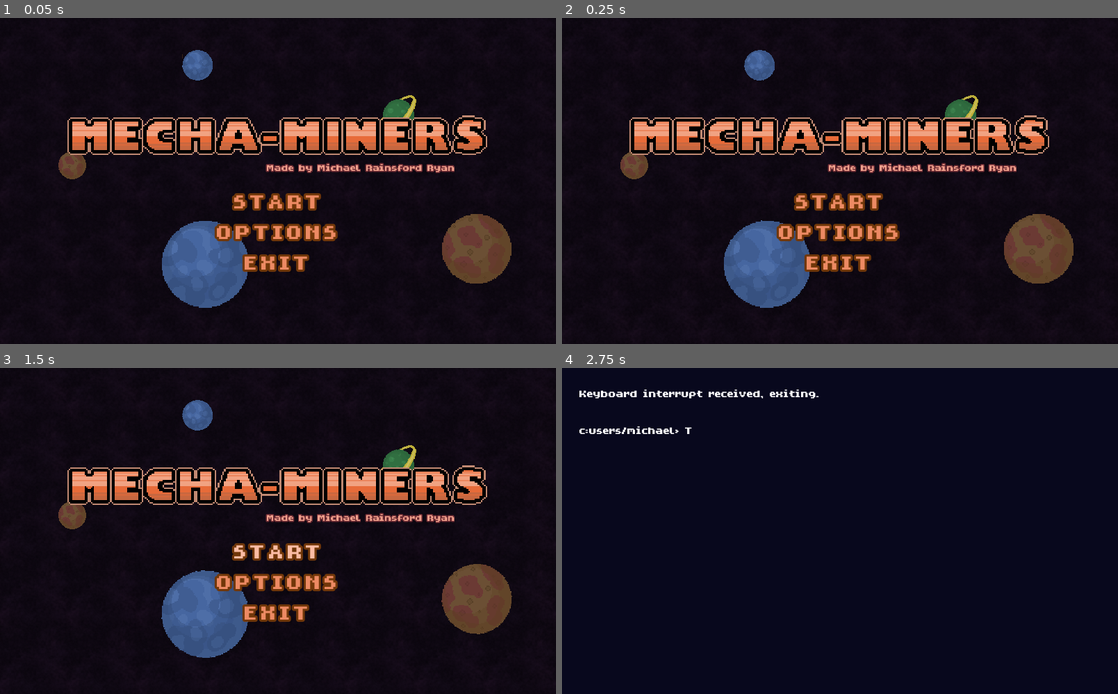
Above: before the commit, frames 1-4 (two rows, left to right).
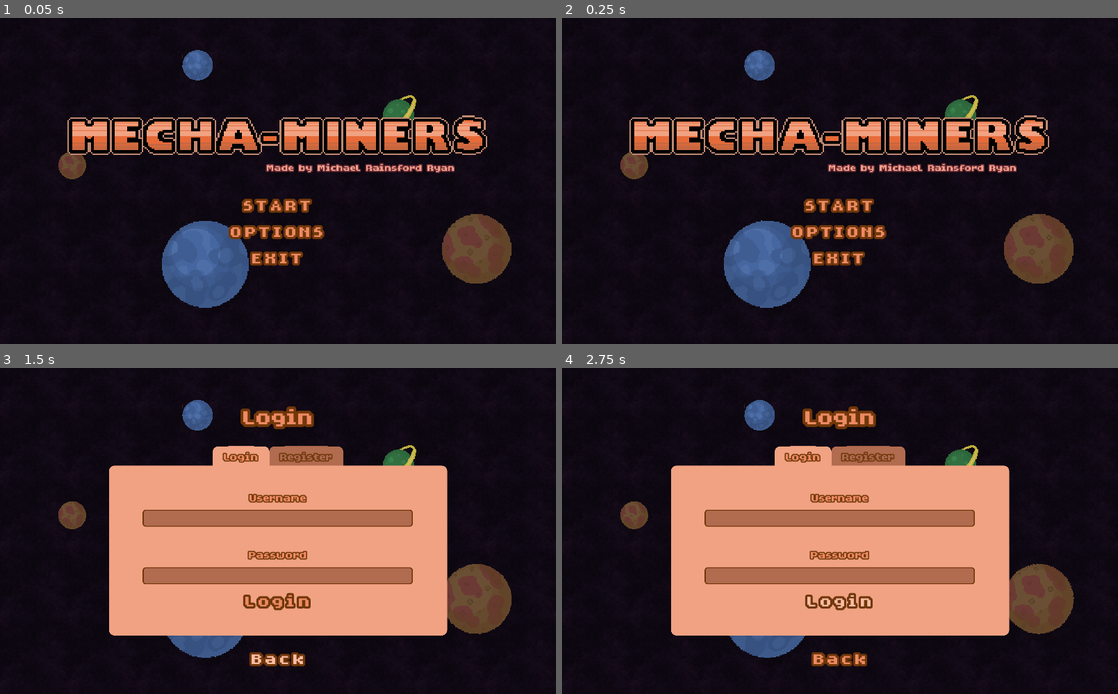
Above: after the commit, the same moments.

Repository: MichaelRRyan/Mecha-Miners
Game: Godot game, scene res://scenes/ui/screens/TitleScreen.tscn
Two runs of this game, one before a commit and one after it. Both use one fixed random seed, a clock stepped at 60 frames per second and the inputs below.
Inputs (mouse positions are in pixels of both pictures, inside the frame that each line leads up to):
- Up to frame 1 (0.05 s): no input
- Up to frame 2 (0.25 s): no input
- Up to frame 3 (1.5 s): click "START" at 0.5 s; click (278, 658) at 1.25 s, where only the run after the commit has a clickable "Back"
- Up to frame 4 (2.75 s): click (840, 599) at 2 s, where only the run after the commit has a clickable "Login"

The runs differ from the first frame. In frame 1, 2.1% of the frame differs, in the area x 38-61%, y 53-78%; in frame 2, 2.1%; in frame 3, 34%; in frame 4, 39%, in the area x 3-93%, y 6-92%.

Commit message:
Began adding login/register screen

Diff:
--- a/resources/fonts/ButtonFont.tres
+++ b/resources/fonts/ButtonFont.tres
@@ -3,7 +3,7 @@
 [ext_resource path="res://assets/fonts/hope_gold.ttf" type="DynamicFontData" id=1]
 
 [resource]
-size = 64
+size = 48
 outline_size = 4
 outline_color = Color( 0.447059, 0.219608, 0.0392157, 1 )
 extra_spacing_char = 6
--- a/resources/themes/MenuTheme.tres
+++ b/resources/themes/MenuTheme.tres
@@ -14,6 +14,30 @@
 atlas = ExtResource( 3 )
 region = Rect2( 240, 64, 48, 48 )
 
+[sub_resource type="StyleBoxFlat" id=11]
+bg_color = Color( 0.768627, 0.498039, 0.388235, 1 )
+border_width_left = 2
+border_width_top = 2
+border_width_right = 2
+border_width_bottom = 2
+border_color = Color( 0.517647, 0.270588, 0.0745098, 1 )
+corner_radius_top_left = 5
+corner_radius_top_right = 5
+corner_radius_bottom_right = 5
+corner_radius_bottom_left = 5
+
+[sub_resource type="StyleBoxFlat" id=10]
+bg_color = Color( 0.698039, 0.423529, 0.313726, 1 )
+border_width_left = 2
+border_width_top = 2
+border_width_right = 2
+border_width_bottom = 2
+border_color = Color( 0.447059, 0.219608, 0.0392157, 1 )
+corner_radius_top_left = 5
+corner_radius_top_right = 5
+corner_radius_bottom_right = 5
+corner_radius_bottom_left = 5
+
 [sub_resource type="StyleBoxFlat" id=5]
 bg_color = Color( 0.447059, 0.219608, 0.0392157, 1 )
 corner_radius_top_left = 10
@@ -27,6 +51,29 @@
 corner_radius_top_right = 10
 corner_radius_bottom_right = 10
 corner_radius_bottom_left = 10
+
+[sub_resource type="StyleBoxFlat" id=7]
+bg_color = Color( 0.94902, 0.639216, 0.513726, 1 )
+corner_radius_top_left = 10
+corner_radius_top_right = 10
+corner_radius_bottom_right = 10
+corner_radius_bottom_left = 10
+
+[sub_resource type="StyleBoxFlat" id=9]
+bg_color = Color( 0.698039, 0.423529, 0.313726, 1 )
+border_width_left = 20
+border_width_right = 20
+border_color = Color( 0.698039, 0.423529, 0.313726, 1 )
+corner_radius_top_left = 10
+corner_radius_top_right = 10
+
+[sub_resource type="StyleBoxFlat" id=8]
+bg_color = Color( 0.94902, 0.639216, 0.513726, 1 )
+border_width_left = 20
+border_width_right = 20
+border_color = Color( 0.94902, 0.639216, 0.513726, 1 )
+corner_radius_top_left = 10
+corner_radius_top_right = 10
 
 [sub_resource type="DynamicFont" id=1]
 size = 32
@@ -48,6 +95,14 @@
 CheckBox/icons/checked = SubResource( 4 )
 CheckBox/icons/unchecked = SubResource( 3 )
 Label/colors/font_color = Color( 0.933333, 0.545098, 0.392157, 1 )
+LineEdit/colors/font_color = Color( 0.933333, 0.545098, 0.392157, 1 )
+LineEdit/styles/focus = SubResource( 11 )
+LineEdit/styles/normal = SubResource( 10 )
 ProgressBar/colors/font_color = Color( 0.94902, 0.639216, 0.513726, 1 )
 ProgressBar/styles/bg = SubResource( 5 )
 ProgressBar/styles/fg = SubResource( 6 )
+TabContainer/colors/font_color_bg = Color( 0.678431, 0.419608, 0.317647, 1 )
+TabContainer/colors/font_color_fg = Color( 0.933333, 0.545098, 0.392157, 1 )
+TabContainer/styles/panel = SubResource( 7 )
+TabContainer/styles/tab_bg = SubResource( 9 )
+TabContainer/styles/tab_fg = SubResource( 8 )
--- /dev/null
+++ b/scenes/ui/screens/LoginScreen.tscn
@@ -0,0 +1,103 @@
+[gd_scene load_steps=4 format=2]
+
+[ext_resource path="res://scenes/ui/screens/UIScreenBackground.tscn" type="PackedScene" id=1]
+[ext_resource path="res://resources/fonts/ScreenTitleFont.tres" type="DynamicFont" id=2]
+[ext_resource path="res://resources/themes/MenuTheme.tres" type="Theme" id=3]
+
+[node name="LoginScreen" type="Control"]
+anchor_right = 1.0
+anchor_bottom = 1.0
+theme = ExtResource( 3 )
+
+[node name="UIScreenBackground" parent="." instance=ExtResource( 1 )]
+anchor_left = -0.5
+anchor_top = -0.5
+anchor_right = 1.5
+anchor_bottom = 1.5
+
+[node name="Title" type="Label" parent="."]
+anchor_left = 0.5
+anchor_top = 0.1
+anchor_right = 0.5
+anchor_bottom = 0.1
+margin_left = -64.0
+margin_right = 64.0
+margin_bottom = 51.0
+custom_fonts/font = ExtResource( 2 )
+text = "Login"
+
+[node name="BackButton" type="Button" parent="."]
+anchor_left = 0.5
+anchor_top = 0.95
+anchor_right = 0.5
+anchor_bottom = 0.95
+margin_left = -87.0
+margin_top = -75.0
+margin_right = 87.0
+text = "Back"
+
+[node name="TabContainer" type="TabContainer" parent="."]
+anchor_left = 0.2
+anchor_top = 0.28
+anchor_right = 0.8
+anchor_bottom = 0.78
+margin_left = -4.0
+margin_top = -24.0
+margin_right = 4.0
+margin_bottom = 24.0
+
+[node name="Login" type="Tabs" parent="TabContainer"]
+anchor_right = 1.0
+anchor_bottom = 1.0
+margin_top = 36.0
+
+[node name="VBoxContainer" type="VBoxContainer" parent="TabContainer/Login"]
+anchor_left = 0.1
+anchor_top = 0.1
+anchor_right = 0.9
+anchor_bottom = 0.9
+custom_constants/separation = 10
+alignment = 1
+
+[node name="UsernameLabel" type="Label" parent="TabContainer/Login/VBoxContainer"]
+margin_top = 8.0
+margin_right = 497.0
+margin_bottom = 34.0
+text = "Username"
+align = 1
+
+[node name="UsernameField" type="LineEdit" parent="TabContainer/Login/VBoxContainer"]
+margin_top = 44.0
+margin_right = 497.0
+margin_bottom = 74.0
+align = 1
+
+[node name="PasswordLabel" type="Label" parent="TabContainer/Login/VBoxContainer"]
+margin_top = 84.0
+margin_right = 497.0
+margin_bottom = 139.0
+text = "
+Password"
+align = 1
+
+[node name="PasswordField" type="LineEdit" parent="TabContainer/Login/VBoxContainer"]
+margin_top = 149.0
+margin_right = 497.0
+margin_bottom = 179.0
+align = 1
+secret = true
+
+[node name="LoginButton" type="Button" parent="TabContainer/Login/VBoxContainer"]
+margin_top = 189.0
+margin_right = 497.0
+margin_bottom = 240.0
+text = "Login"
+
+[node name="Register" type="Tabs" parent="TabContainer"]
+visible = false
+anchor_right = 1.0
+anchor_bottom = 1.0
+margin_left = 4.0
+margin_top = 44.0
+margin_right = -4.0
+margin_bottom = -4.0
--- a/scenes/ui/screens/TitleScreen.tscn
+++ b/scenes/ui/screens/TitleScreen.tscn
@@ -61,26 +61,27 @@
 anchor_top = 0.5
 anchor_right = 0.7
 anchor_bottom = 0.8
+custom_constants/separation = 10
 alignment = 1
 
 [node name="StartButton" type="Button" parent="Options"]
-margin_top = 9.0
+margin_top = 23.0
 margin_right = 409.0
-margin_bottom = 60.0
+margin_bottom = 61.0
 size_flags_vertical = 0
 text = "START"
 
 [node name="OptionsButton" type="Button" parent="Options"]
-margin_top = 64.0
+margin_top = 71.0
 margin_right = 409.0
-margin_bottom = 115.0
+margin_bottom = 109.0
 size_flags_vertical = 0
 text = "OPTIONS"
 
 [node name="ExitButton" type="Button" parent="Options"]
 margin_top = 119.0
 margin_right = 409.0
-margin_bottom = 170.0
+margin_bottom = 157.0
 size_flags_vertical = 0
 text = "EXIT"
 
--- a/scripts/ui/screens/TitleScreen.gd
+++ b/scripts/ui/screens/TitleScreen.gd
@@ -3,7 +3,8 @@
 
 # ------------------------------------------------------------------------------
 func _on_StartButton_pressed():
-	pass # Replace with function body.
+	if get_tree().change_scene("res://scenes/ui/screens/LoginScreen.tscn") != OK:
+		print_debug("Cannot change scene to OptionsScreen.")
 
 
 # ------------------------------------------------------------------------------
Not shown: 1 places in resources/themes/MenuTheme.tres that only renumber resources
